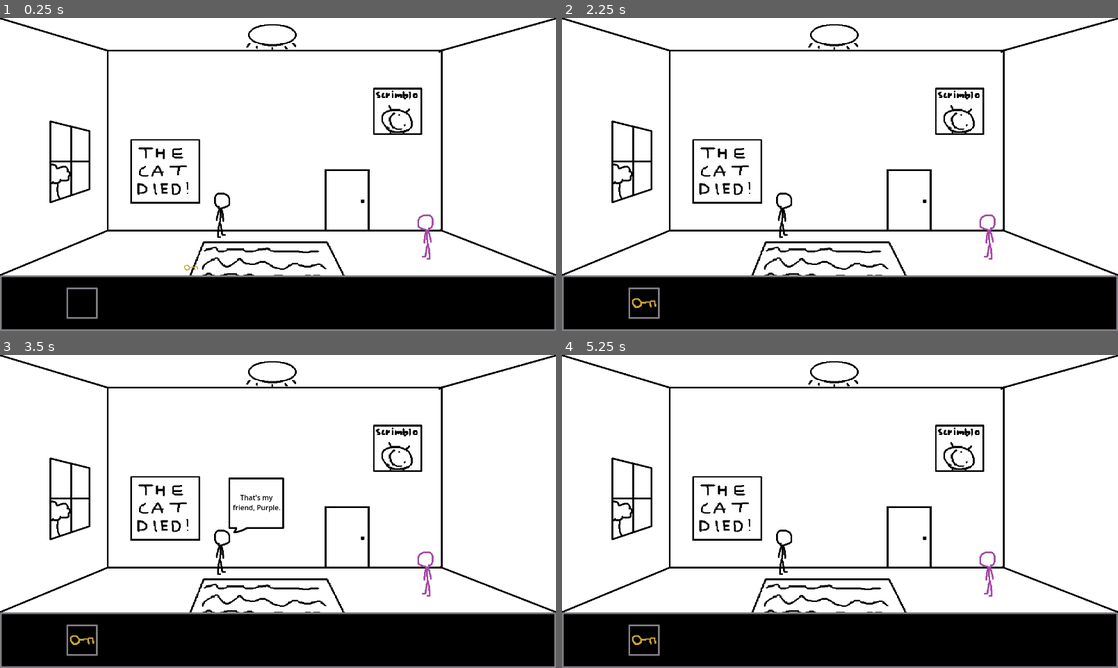
Above: before the commit, frames 1-4 (two rows, left to right).
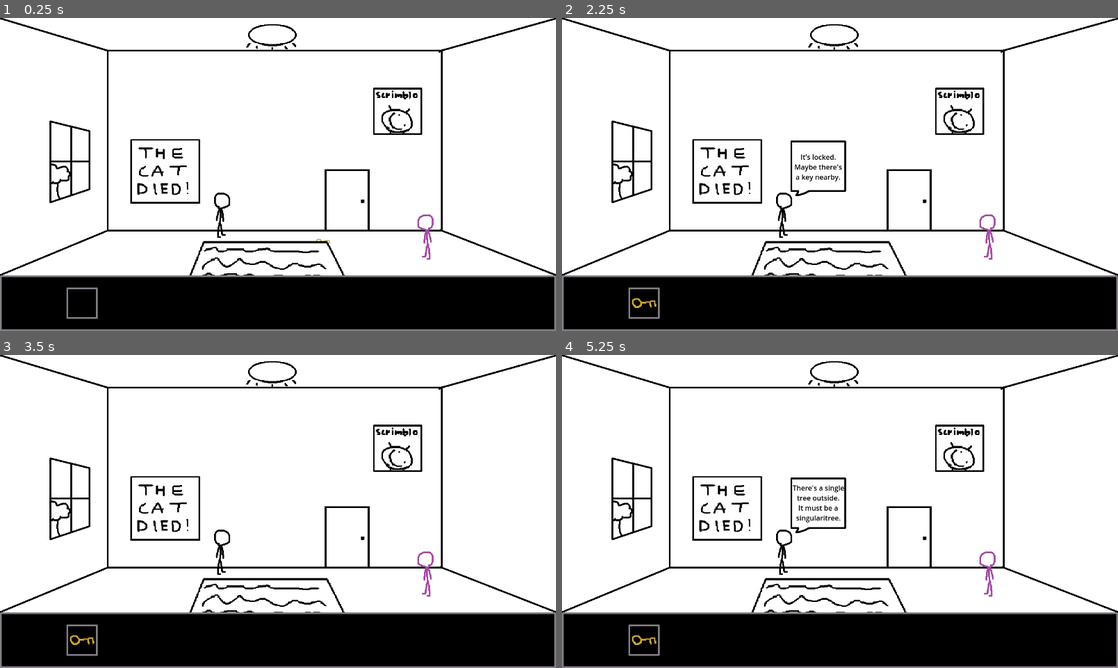
Above: after the commit, the same moments.

Repository: zedNeon/sfpnc
Game: Godot game, scene res://testroom_1.tscn
Same seed, same stepped clock (60 frames per second), same inputs: the game is played once before the commit and once after it. The project has no main scene, so this scene is started directly.
Inputs (mouse positions are in pixels of both pictures, inside the frame that each line leads up to; where the layout moved, square brackets give the same spot in the first picture):
- Up to frame 1 (0.25 s): no input
- Up to frame 2 (2.25 s): click (884, 240) [751, 268] at 0.5 s; click "That's my friend, Purple." at 1.25 s; click (906, 199) at 2.02 s
- Up to frame 3 (3.5 s): click (428, 574) at 2.77 s
- Up to frame 4 (5.25 s): click (728, 508) at 3.52 s; click "That's my friend, Purple." at 4.25 s; click (634, 498) at 5.02 s

The runs differ from the first frame. In frame 1, 0.1% of the frame differs, in the area x 33-60%, y 70-81%; in frame 2, 0.6%; in frame 3, 0.5%; in frame 4, 0.7%, in the area x 36-59%, y 39-72%.

Commit message:
Ability to use inventory item on specific interactable object
i.e. use key on door

Diff:
--- a/point n stick/global.gd
+++ b/point n stick/global.gd
@@ -1,5 +1,4 @@
 extends Node2D
-
 
 # Called when the node enters the scene tree for the first time.
 func _ready():
--- a/point n stick/test assets/script/interact_testroom_1.gd
+++ b/point n stick/test assets/script/interact_testroom_1.gd
@@ -7,12 +7,15 @@
 var selected
 var selected_position
 
+var item_on_door
+var door_is_locked = true
+
 @onready var purple_text = [$textbox/text_purple, $textbox/text_purple2, $textbox/text_purple3]
 var purple_num = 0
 # Called when the node enters the scene tree for the first time.
 func _ready():
 	$textbox.hide()
-	$selectable/hud_item_key.hide()
+	$selectable.hide()
 	text_purple = false
 #	selected_position = selected.global_position
 
@@ -25,12 +28,14 @@
 		$window.disabled = true
 		$scrimblo.disabled = true
 		$light.disabled = true
+		$door.disabled = true
 	elif disable_all == false:
 		$purple.disabled = false
 		$cat_poster.disabled = false
 		$window.disabled = false
 		$scrimblo.disabled = false
 		$light.disabled = false
+		$door.disabled = false
 
 	# for dialogue with 1 textbox
 	if Input.is_mouse_button_pressed(MOUSE_BUTTON_LEFT) and disable_all == true and text_purple == false:
@@ -40,6 +45,8 @@
 		$textbox/text_light.hide()
 		$textbox/text_scrimblo.hide()
 		$textbox/text_key.hide()
+		$textbox/text_door_locked.hide()
+		$textbox/text_unlock.hide()
 		disable_all = false
 
 	if text_purple:
@@ -69,7 +76,15 @@
 		selected_position = selected.global_position
 	elif selected != null and Input.is_action_pressed("click"):
 		selected.global_position = $mouse_ray.global_position
-	elif selected != null and Input.is_action_just_released("click"):
+	elif selected != null and Input.is_action_just_released("click") and item_on_door == true and door_is_locked == true:
+		disable_all = true
+		door_is_locked = false
+		selected.global_position = selected_position
+		selected = null
+		$selectable.queue_free()
+		$textbox.show()
+		$textbox/text_unlock.show()
+	elif selected != null and Input.is_action_just_released("click") and item_on_door == false:
 		selected.global_position = selected_position
 		selected = null
 
@@ -102,11 +117,28 @@
 	$textbox.show()
 	$textbox/text_light.show()
 
-
 func _on_item_key_pressed():
 	disable_all = true
 	$item_key.disabled = true
 	$textbox.show()
 	$textbox/text_key.show()
 	$item_key.hide()
-	$selectable/hud_item_key.show()
+	$selectable.show()
+
+func _on_door_pressed():
+	if door_is_locked == true:
+		disable_all = true
+		$textbox.show()
+		$textbox/text_door_locked.show()
+	elif door_is_locked == false:
+		get_tree().change_scene_to_file("res://testroom_2.tscn")
+
+func _on_interact_door_mouse_entered():
+	item_on_door = true
+func _on_interact_door_mouse_exited():
+	item_on_door = false
+
+
+
+
+#	hi modders
--- a/point n stick/testroom_1.tscn
+++ b/point n stick/testroom_1.tscn
@@ -6,6 +6,7 @@
 [ext_resource type="Texture2D" uid="uid://duubjpg48hemb" path="res://test assets/sprite/test-purple-sprite.png" id="4_00v6c"]
 [ext_resource type="Texture2D" uid="uid://dmx5s3o8yrlkq" path="res://test assets/sprite/item_testkey.png" id="4_5lb0t"]
 [ext_resource type="Texture2D" uid="uid://byk8ss3nib0hc" path="res://test assets/sprite/hud-base.png" id="5_hml6o"]
+[ext_resource type="Texture2D" uid="uid://b2vuc5wpo3g7s" path="res://test assets/sprite/testroom1-carpet.png" id="5_mjqjp"]
 [ext_resource type="Texture2D" uid="uid://dqurxveqy7oei" path="res://test assets/sprite/test-player-sprite.png" id="6_nqemy"]
 
 [sub_resource type="RectangleShape2D" id="RectangleShape2D_ljhsj"]
@@ -15,6 +16,9 @@
 line_spacing = 0.0
 font_color = Color(0, 0, 0, 1)
 
+[sub_resource type="RectangleShape2D" id="RectangleShape2D_kne0a"]
+size = Vector2(104, 139)
+
 [node name="testroom1" type="Node2D"]
 script = ExtResource("1_1bkrv")
 
@@ -22,11 +26,6 @@
 texture_filter = 1
 position = Vector2(640, 360)
 texture = ExtResource("1_jcuwy")
-
-[node name="HUD" type="Sprite2D" parent="."]
-texture_filter = 1
-position = Vector2(640, 360)
-texture = ExtResource("5_hml6o")
 
 [node name="purple" type="TextureButton" parent="."]
 texture_filter = 1
@@ -39,10 +38,10 @@
 
 [node name="item_key" type="TextureButton" parent="."]
 texture_filter = 1
-offset_left = 424.0
-offset_top = 568.0
-offset_right = 456.0
-offset_bottom = 581.0
+offset_left = 728.0
+offset_top = 508.0
+offset_right = 760.0
+offset_bottom = 521.0
 mouse_default_cursor_shape = 2
 texture_normal = ExtResource("4_5lb0t")
 
@@ -74,6 +73,23 @@
 offset_bottom = 65.0
 mouse_default_cursor_shape = 2
 
+[node name="door" type="TextureButton" parent="."]
+offset_left = 747.0
+offset_top = 348.0
+offset_right = 851.0
+offset_bottom = 487.0
+mouse_default_cursor_shape = 2
+
+[node name="Testroom1-carpet" type="Sprite2D" parent="."]
+texture_filter = 1
+position = Vector2(614, 553)
+texture = ExtResource("5_mjqjp")
+
+[node name="HUD" type="Sprite2D" parent="."]
+texture_filter = 1
+position = Vector2(640, 360)
+texture = ExtResource("5_hml6o")
+
 [node name="selectable" type="StaticBody2D" parent="."]
 position = Vector2(189, 656)
 metadata/_edit_group_ = true
@@ -211,6 +227,34 @@
 label_settings = SubResource("LabelSettings_vm3rp")
 horizontal_alignment = 1
 
+[node name="text_door_locked" type="Label" parent="textbox"]
+visible = false
+layout_mode = 0
+offset_left = 5.0
+offset_top = 26.0
+offset_right = 124.0
+offset_bottom = 95.0
+theme_override_colors/font_color = Color(0, 0, 0, 1)
+text = "It's locked.
+Maybe there's
+a key nearby."
+label_settings = SubResource("LabelSettings_vm3rp")
+horizontal_alignment = 1
+
+[node name="text_unlock" type="Label" parent="textbox"]
+visible = false
+layout_mode = 0
+offset_left = 5.0
+offset_top = 26.0
+offset_right = 124.0
+offset_bottom = 95.0
+theme_override_colors/font_color = Color(0, 0, 0, 1)
+text = "The key fit
+perfectly into
+the keyhole."
+label_settings = SubResource("LabelSettings_vm3rp")
+horizontal_alignment = 1
+
 [node name="Test-player-sprite" type="Sprite2D" parent="."]
 texture_filter = 1
 position = Vector2(514, 445)
@@ -219,6 +263,14 @@
 [node name="mouse_ray" type="RayCast2D" parent="."]
 target_position = Vector2(0, 0)
 hit_from_inside = true
+
+[node name="interact_door" type="Area2D" parent="."]
+position = Vector2(799, 418)
+metadata/Door = true
+metadata/_edit_group_ = true
+
+[node name="CollisionShape2D" type="CollisionShape2D" parent="interact_door"]
+shape = SubResource("RectangleShape2D_kne0a")
 
 [connection signal="pressed" from="purple" to="." method="_on_purple_pressed"]
 [connection signal="pressed" from="item_key" to="." method="_on_item_key_pressed"]
@@ -226,3 +278,6 @@
 [connection signal="pressed" from="window" to="." method="_on_window_pressed"]
 [connection signal="pressed" from="scrimblo" to="." method="_on_scrimblo_pressed"]
 [connection signal="pressed" from="light" to="." method="_on_light_pressed"]
+[connection signal="pressed" from="door" to="." method="_on_door_pressed"]
+[connection signal="mouse_entered" from="interact_door" to="." method="_on_interact_door_mouse_entered"]
+[connection signal="mouse_exited" from="interact_door" to="." method="_on_interact_door_mouse_exited"]
--- /dev/null
+++ b/point n stick/testroom_2.tscn
@@ -0,0 +1,23 @@
+[gd_scene load_steps=4 format=3 uid="uid://mljomtbv4i6a"]
+
+[ext_resource type="Texture2D" uid="uid://c4hc10v4j1bc6" path="res://test assets/sprite/test-room2.png" id="1_42vuo"]
+[ext_resource type="Texture2D" uid="uid://dqurxveqy7oei" path="res://test assets/sprite/test-player-sprite.png" id="2_euv1c"]
+[ext_resource type="Texture2D" uid="uid://byk8ss3nib0hc" path="res://test assets/sprite/hud-base.png" id="3_4kr8i"]
+
+[node name="testroom_2" type="Node2D"]
+
+[node name="background" type="Sprite2D" parent="."]
+texture_filter = 1
+position = Vector2(640, 360)
+texture = ExtResource("1_42vuo")
+
+[node name="Test-player-sprite" type="Sprite2D" parent="."]
+texture_filter = 1
+position = Vector2(1003, 467)
+texture = ExtResource("2_euv1c")
+flip_h = true
+
+[node name="HUD" type="Sprite2D" parent="."]
+texture_filter = 1
+position = Vector2(640, 360)
+texture = ExtResource("3_4kr8i")
Binary file added: point n stick/test assets/sprite/test-room2.aseprite
Binary file added: point n stick/test assets/sprite/test-room2.png
Not shown, added: point n stick/test assets/sprite/test-room2.png.import
Binary file added: point n stick/test assets/sprite/testroom1-carpet.png
Not shown, added: point n stick/test assets/sprite/testroom1-carpet.png.import
Not shown: 1 places in point n stick/testroom_1.tscn that only renumber resources
